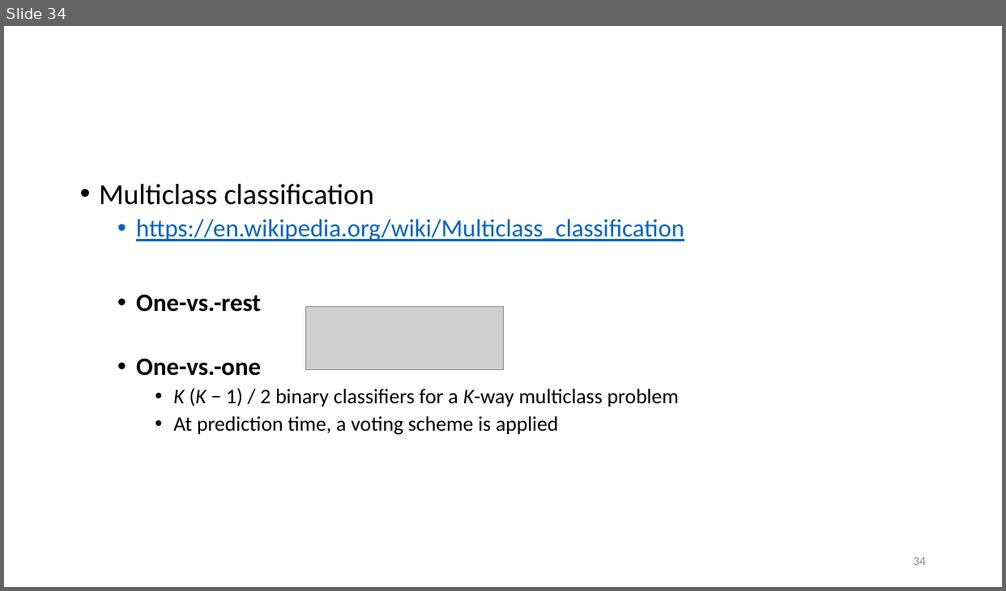
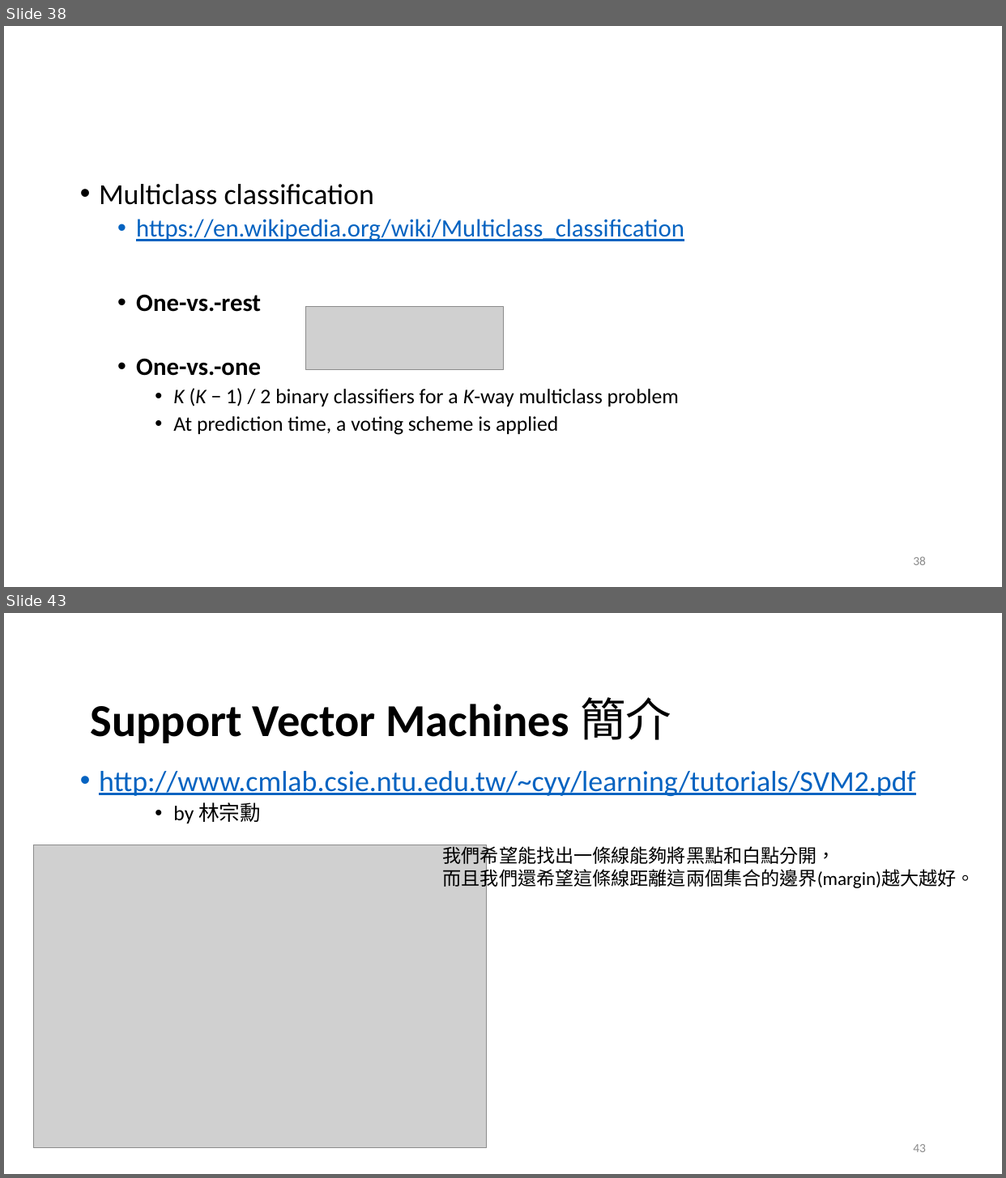
Before and after one commit to renyuanL/_ryTeach2018, a slide deck: _Notes/03_Ch03.pptx. Shown one above the other, each under a label of ours: slide 34 before the commit, slides 38 and 43 after it; the slides between them are not shown. The pictures are 1006x591 and 1006x1178 pixels, drawn with LibreOffice and Linux fonts; fonts in the diff are those of the drawing; grey boxes stand for pictures. Boxes give left, top, right and bottom in pixels: in the first picture for what was removed or moved away, otherwise in the second. Text is boxed around its words. In the diff, an @@ line names an element or a change of style, - is before the commit and + after.

```diff
--- a/_Notes/03_Ch03.pptx
+++ b/_Notes/03_Ch03.pptx
@@ slide 43 added at (4, 613, 1002, 1174), background #FFFFFF @@
@@ title added at (91, 697, 671, 743), 44 pt, text #000000, bold @@
+Support Vector Machines 簡介
@@ text added at (99, 771, 916, 824), 28 pt, text #0563C1, underline @@
+• http://www.cmlab.csie.ntu.edu.tw/~cyy/learning/tutorials/SVM2.pdf
+    • by 林宗勳
@@ picture added at (33, 845, 486, 1149) @@
@@ text added at (443, 845, 975, 890), 18 pt, text #000000 @@
+我們希望能找出一條線能夠將黑點和白點分開，
+而且我們還希望這條線距離這兩個集合的邊界(margin)越大越好。
@@ page number added at (913, 1144, 926, 1152), 12 pt, text #8C8C8C @@
+43
@@ what was slide 34 is now slide 38 @@
@@ page number at (913, 557, 926, 565): text changed @@
-34
+38
```
Also in this commit, not shown: 2 slides changed, 8 other slides added, 1 slide removed, 3 other files.
